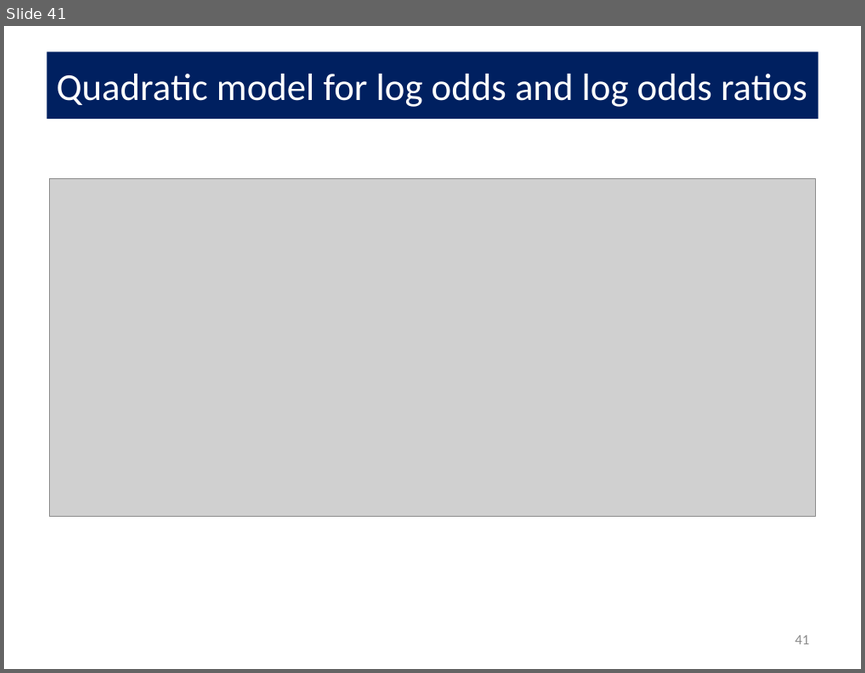
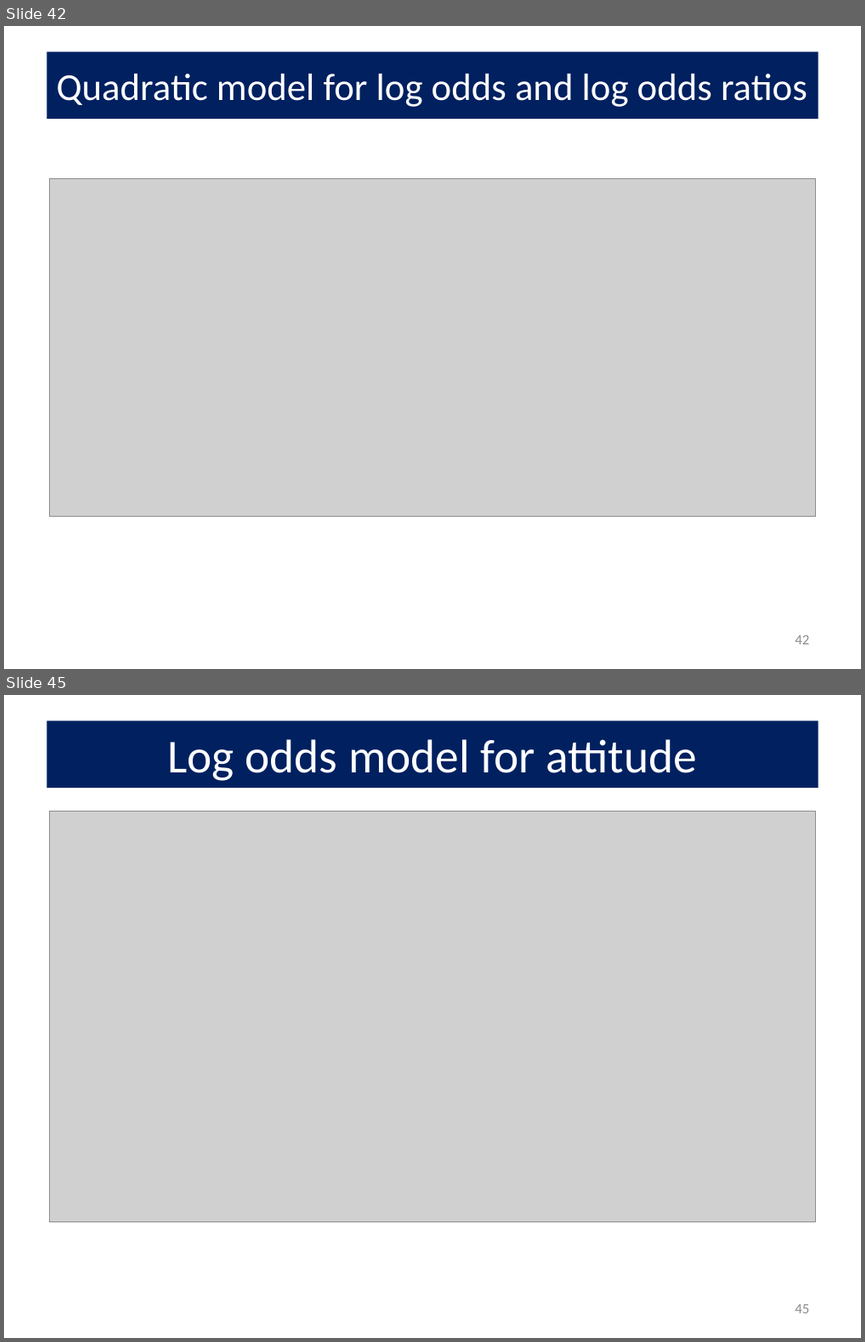
Before and after one commit to friendly/psy6136, a slide deck: docs/lectures/Log-Odds.pptx. Shown one above the other, each under a label of ours: slide 41 before the commit, slides 42 and 45 after it; the slides between them are not shown. The pictures are 865x673 and 865x1342 pixels, drawn with LibreOffice and Linux fonts; fonts in the diff are those of the drawing; grey boxes stand for pictures. Boxes give left, top, right and bottom in pixels: in the first picture for what was removed or moved away, otherwise in the second. Text is boxed around its words. In the diff, an @@ line names an element or a change of style, - is before the commit and + after.

```diff
--- a/docs/lectures/Log-Odds.pptx
+++ b/docs/lectures/Log-Odds.pptx
@@ slide 45 added at (4, 695, 861, 1338), background #FFFFFF @@
@@ title added at (46, 721, 818, 788), fill #002060, 39.6 pt, text #FFFFFF @@
+Log odds model for attitude
@@ picture added at (49, 811, 816, 1221) @@
@@ page number added at (794, 1304, 809, 1313), 12 pt, text #8C8C8C @@
+45
@@ what was slide 41 is now slide 42 @@
@@ page number at (794, 635, 809, 644): text changed @@
-41
+42
```
Also in this commit, not shown: 2 slides changed, 6 other slides added, 5 other files.
